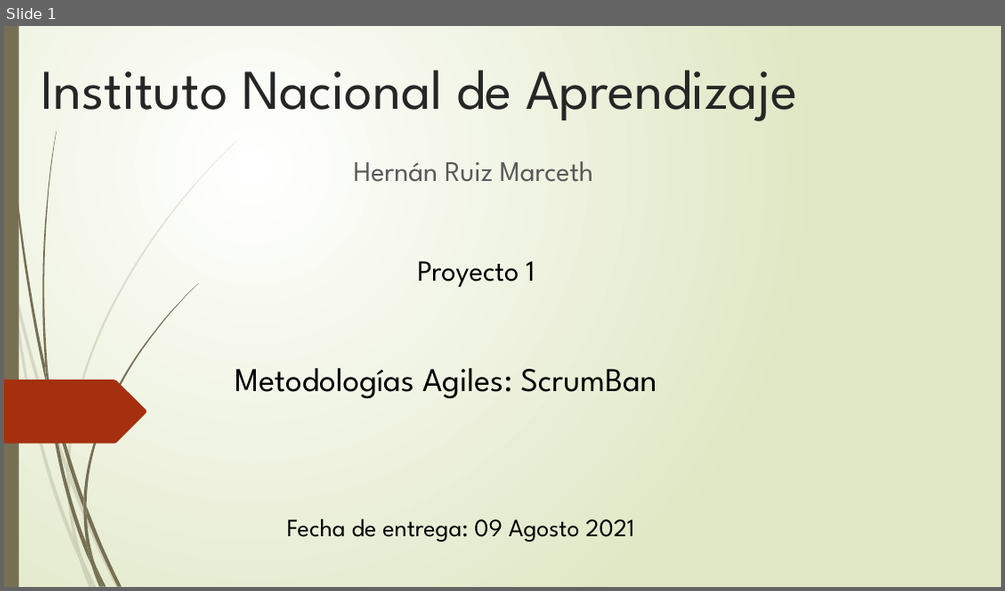
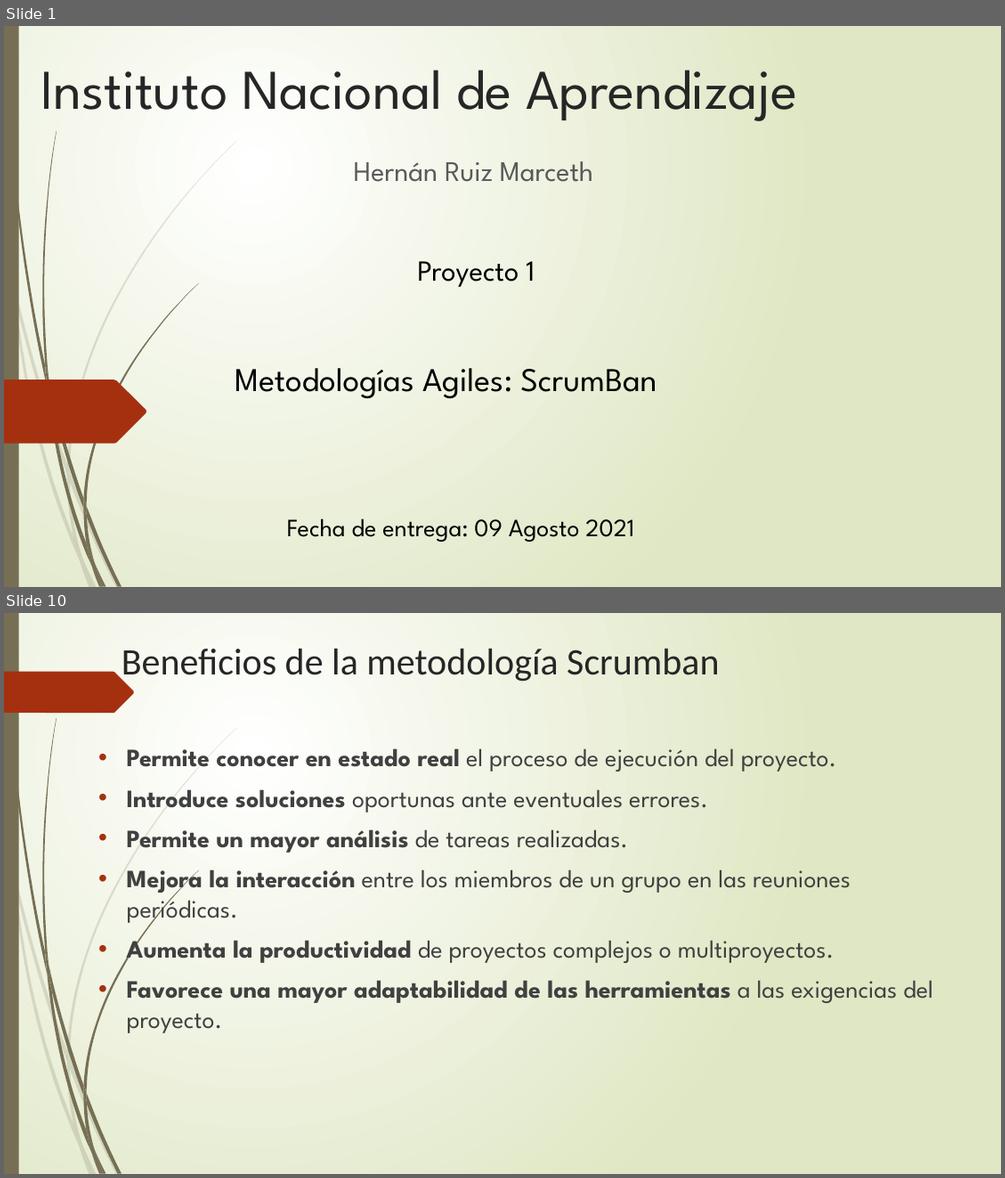
Before and after one commit to HernanAlonso90/Proyecto1, a slide deck: Proyecto 1- Hernan Ruiz M.pptx. Shown one above the other, each under a label of ours: slide 1 before the commit, slides 1 and 10 after it; the slides between them are not shown. The pictures are 1005x591 and 1005x1178 pixels, drawn with LibreOffice and Linux fonts; fonts in the diff are those of the drawing. Boxes give left, top, right and bottom in pixels: in the first picture for what was removed or moved away, otherwise in the second. Text is boxed around its words. In the diff, an @@ line names an element or a change of style, - is before the commit and + after.

Commit message:
modificacion del proyecto 1

```diff
--- a/Proyecto 1- Hernan Ruiz M.pptx
+++ b/Proyecto 1- Hernan Ruiz M.pptx
@@ slide 10 added at [4, 613, 1001, 1174], background gradient #FFFFFF to #DFE8C4; not listed: 23 template elements that a slide beside it also shows @@
@@ title added at [121, 649, 719, 683], 36 pt, text #262626 @@
+Beneficios de la metodología Scrumban
@@ freeform shape added at [4, 672, 134, 713], fill #A53010 @@
@@ text added at [127, 748, 933, 1033], 24 pt, text #404040 @@
+• Permite conocer en estado real el proceso de ejecución del proyecto.
+• Introduce soluciones oportunas ante eventuales errores.
+• Permite un mayor análisis de tareas realizadas.
+• Mejora la interacción entre los miembros de un grupo en las reuniones periódicas.
+• Aumenta la productividad de proyectos complejos o multiproyectos.
+• Favorece una mayor adaptabilidad de las herramientas a las exigencias del proyecto.
```
Also in this commit, not shown: 9 other slides added.
